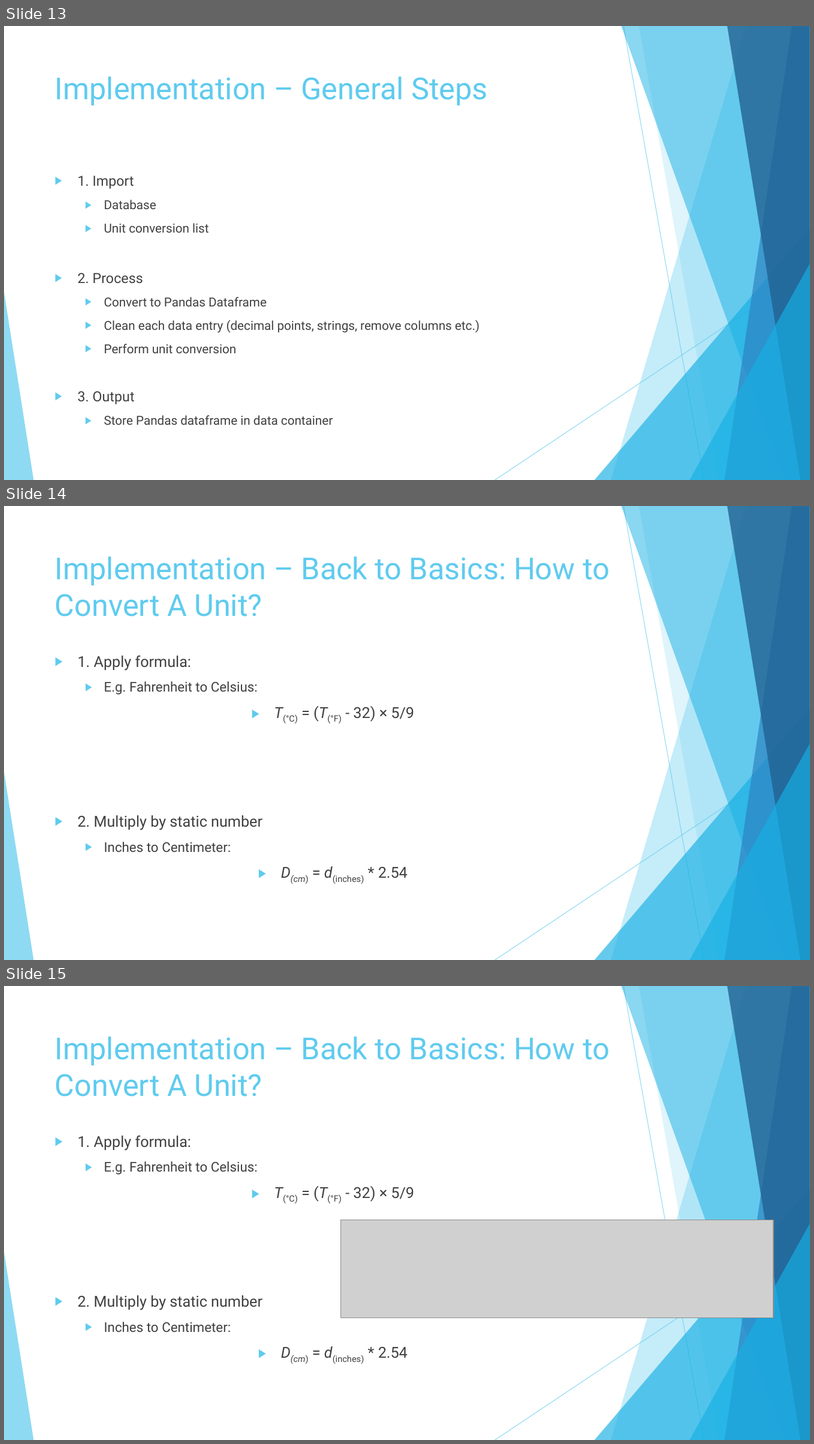
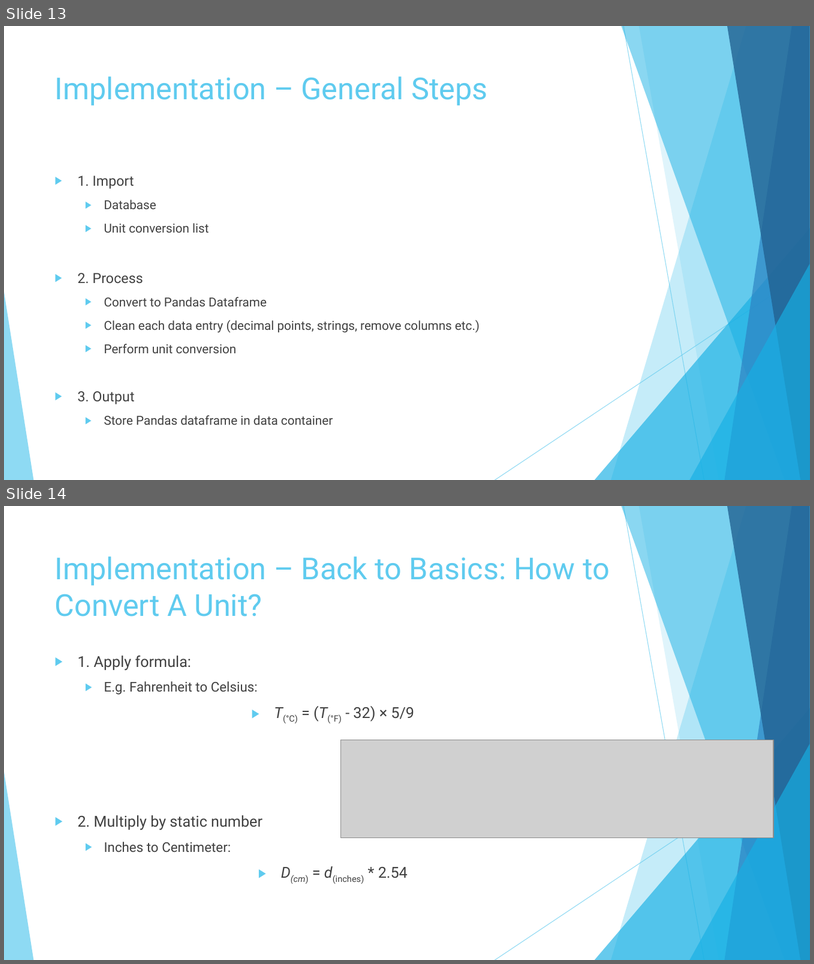
Before and after one commit to mihransimonian/Uva-Block3-Big_Data-Assignment, a slide deck: Presentation/Converting Units Across Multiple Data Sources Using CSV.pptx. Shown one above the other, each under a label of ours: slides 13, 14 and 15 before the commit, slides 13 and 14 after it. The pictures are 814x1444 and 814x964 pixels, drawn with LibreOffice and Linux fonts; fonts in the diff are those of the drawing; grey boxes stand for pictures. Boxes give left, top, right and bottom in pixels: in the first picture for what was removed or moved away, otherwise in the second. Text is boxed around its words. In the diff, an @@ line names an element or a change of style, - is before the commit and + after.

```diff
--- a/Presentation/Converting Units Across Multiple Data Sources Using CSV.pptx
+++ b/Presentation/Converting Units Across Multiple Data Sources Using CSV.pptx
@@ slide 14 removed at <box>4,506,810,960</box>, background #FFFFFF; not listed: 10 template elements that a slide beside it also shows @@
@@ title removed at <box>55,556,610,616</box> @@
-Implementation – Back to Basics: How to Convert A Unit?
@@ text removed at <box>78,655,414,883</box> @@
-▶ 1. Apply formula:
-  ▶ E.g. Fahrenheit to Celsius:
-▶ T(°C) = (T(°F) - 32) × 5/9
-▶ 2. Multiply by static number
-  ▶ Inches to Centimeter:
-▶ D(cm) = d(inches) * 2.54
@@ what was slide 15 is now slide 14 @@
```
Also in this commit, not shown: 4 slides changed, 4 slides added, 6 other slides removed, 1 other file.
